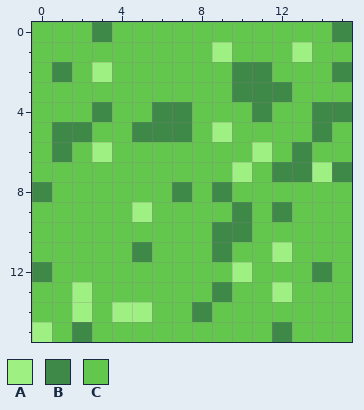
One commit to this pixel-art file: game/pixel-tiles/grass.aseprite. This is how it looked before the edit.
16x16 pixels, 1 frame.
Palette (. is transparent): A #9ef082  B #3e8948  C #63c74d
Pixels before, first column x 0:
 0 CCCBCCCCCCCCCCCB
 1 CCCCCCCCCACCCACC
 2 CBCACCCCCCBBCCCB
 3 CCCCCCCCCCBBBCCC
 4 CCCBCCBBCCCBCCBB
 5 CBBCCBBBCACCCCBC
 6 CBCACCCCCCCACBCC
 7 CCCCCCCCCCACBBAB
 8 BCCCCCCBCBCCCCCC
 9 CCCCCACCCCBCBCCC
10 CCCCCCCCCBBCCCCC
11 CCCCCBCCCBCCACCC
12 BCCCCCCCCCACCCBC
13 CCACCCCCCBCCACCC
14 CCACAACCBCCCCCCC
15 ACBCCCCCCCCCBCCC
The result:
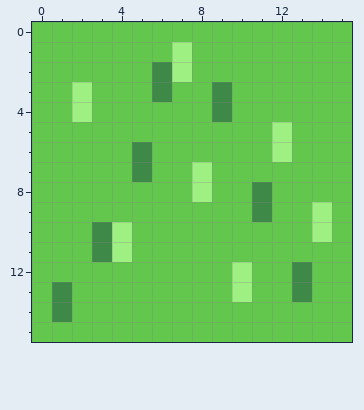
Change:
Colour A replaces colour C in rows 1 to 2 at x 7; in rows 3 to 4 at x 2; in rows 5 to 6 at x 12; in rows 7 to 8 at x 8; in row 9 at x 14; in row 10 at x 4 and 14.
Colour A replaces colour C in row 11 at x 4; in row 13 at x 10.
Colour B replaces colour C in row 2 at x 6; in row 3 at x 6 and 9; in row 4 at x 9; in rows 6 to 7 at x 5; in rows 8 to 9 at x 11; in rows 10 to 11 at x 3.
Colour B replaces colour C in row 12 at x 13; in row 13 at x 1 and 13; in row 14 at x 1.
Colour C replaces colour A in row 1 at x 9 and 13; in row 2 at x 3; in row 5 at x 9; in row 6 at x 3 and 11; in row 7 at x 10 and 14; in row 9 at x 5.
Colour C replaces colour A in row 11 at x 12; in row 13 at x 2 and 12; in row 14 at x 2 and 4 to 5; in row 15 at x 0.
Colour C replaces colour B in row 0 at x 3 and 15; in row 2 at x 1, 10 to 11 and 15; in row 3 at x 10 to 12; in row 4 at x 3, 6 to 7, 11 and 14 to 15; in row 5 at x 1 to 2, 5 to 7 and 14; in row 6 at x 1 and 13.
Colour C replaces colour B in row 7 at x 12 to 13 and 15; in row 8 at x 0, 7 and 9; in row 9 at x 10 and 12; in row 10 at x 9 to 10; in row 11 at x 5 and 9; in row 12 at x 0 and 14.
Colour C replaces colour B in row 13 at x 9; in row 14 at x 8; in row 15 at x 2 and 12.
